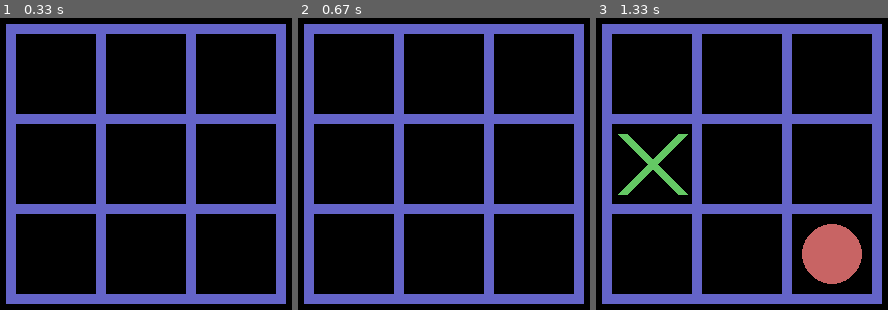
Above: before the commit, frames 1-3 (left to right).
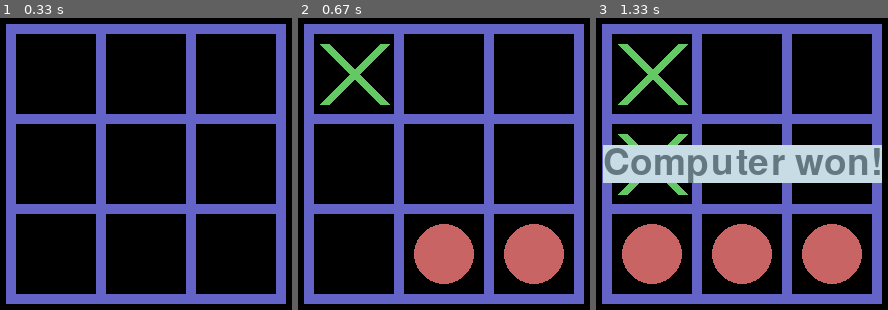
Above: after the commit, the same moments.

Repository: RITESHMOHAPATRA/TIC-TAC-TOE
Game: pygame game, started from Python/pygame1.py
Same seed, same stepped clock (60 frames per second), same inputs: the game is played once before the commit and once after it.
Inputs (mouse positions are in pixels of both pictures, inside the frame that each line leads up to):
- Up to frame 1 (0.33 s): no input
- Up to frame 2 (0.67 s): press the mouse at (353, 73) at 0.37 s; move the mouse to (350, 96) at 0.47 s; release the mouse at (350, 120) at 0.6 s
- Up to frame 3 (1.33 s): tap 4 at 1.17 s

Frame 1 is identical in both runs. In frame 2, 7.9% of the frame differs, in the area x 7-92%, y 8-92%; in frame 3, 20%, in the area x 2-98%, y 8-92%.

Commit message:
Testing the mouse feature.

Diff:
--- a/Python/pygame1.py
+++ b/Python/pygame1.py
@@ -9,6 +9,8 @@
 board.initialize()
 while not done:
         for event in pygame.event.get():
+            mouse = pygame.mouse.get_pos()
+            click = pygame.mouse.get_pressed()
             if event.type == pygame.QUIT or event.type == pygame.KEYUP and event.key == pygame.K_ESCAPE:
                 done = True
             if event.type == pygame.KEYUP and event.key == pygame.K_KP1 or event.type == pygame.KEYUP and event.key == pygame.K_1:
@@ -29,5 +31,7 @@
                 board.nxt_turn(8)
             if event.type == pygame.KEYUP and event.key == pygame.K_KP9 or event.type == pygame.KEYUP and event.key == pygame.K_9:
                 board.nxt_turn(9)
+            if 100>mouse[0]>20 and 100>mouse[1]>20 and click[0] == 1:
+                board.nxt_turn(7)
 
         pygame.display.flip()
